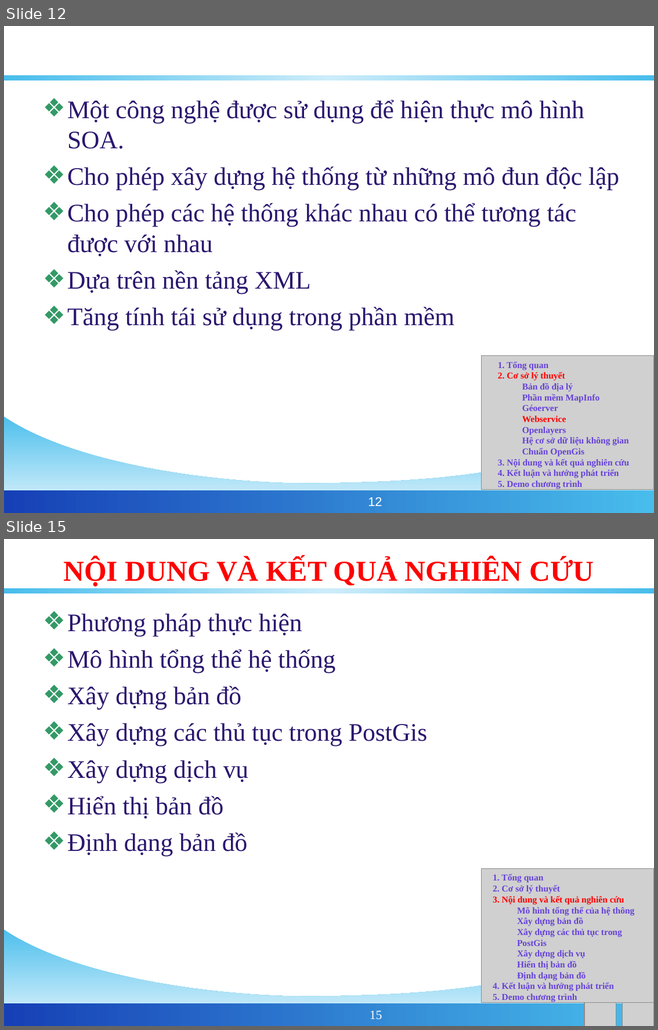
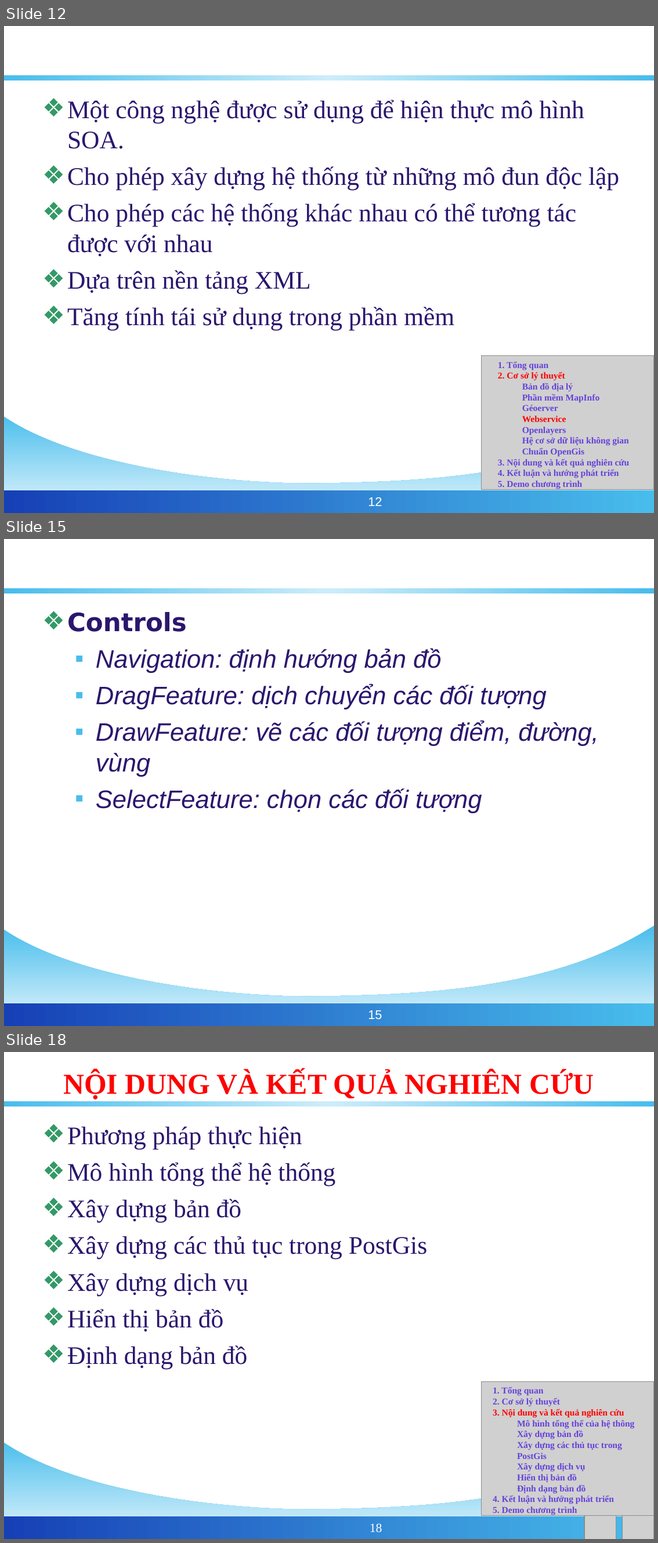
Before and after one commit to phamngsinh/cantho-webgis, a slide deck: Document/Bao Cao/BaoCaoLuanVan.ppt. Shown one above the other, each under a label of ours: slides 12 and 15 before the commit, slides 12, 15 and 18 after it; the slides between them are not shown. The pictures are 658x1030 and 658x1543 pixels, drawn with LibreOffice and Linux fonts; fonts in the diff are those of the drawing; grey boxes stand for pictures; background and template pictures are left out. Boxes give left, top, right and bottom in pixels: in the first picture for what was removed or moved away, otherwise in the second. Text is boxed around its words. In the diff, an @@ line names an element or a change of style, - is before the commit and + after.

```diff
--- a/Document/Bao Cao/BaoCaoLuanVan.ppt
+++ b/Document/Bao Cao/BaoCaoLuanVan.ppt
@@ slide 15 added at (x1=4, y1=539, x2=654, y2=1026), background #FFFFFF; not listed: 3 template elements that a slide beside it also shows @@
@@ title added at (x1=36, y1=549, x2=621, y2=589), 32 pt, text #FFFFFF, bold @@
+OPENLAYERS
@@ text added at (x1=67, y1=612, x2=598, y2=813), 28 pt, text #2B166E, italic @@
+❖ Controls
+  ▪ Navigation: định hướng bản đồ
+  ▪ DragFeature: dịch chuyển các đối tượng
+  ▪ DrawFeature: vẽ các đối tượng điểm, đường, vùng
+  ▪ SelectFeature: chọn các đối tượng
@@ page number added at (x1=368, y1=1011, x2=382, y2=1019), 14 pt, text #FFFFFF @@
+15
@@ what was slide 15 is now slide 18 @@
@@ page number at (x1=369, y1=1524, x2=382, y2=1532): text changed @@
-15
+18
```
Also in this commit, not shown: 4 slides changed, 2 other slides added.
